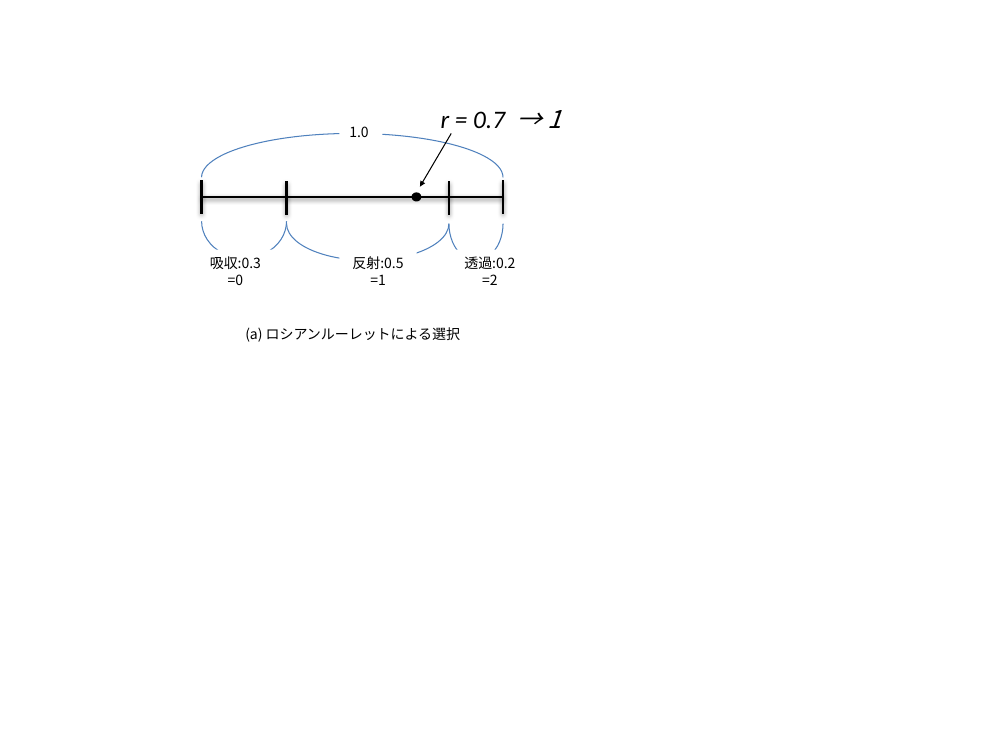
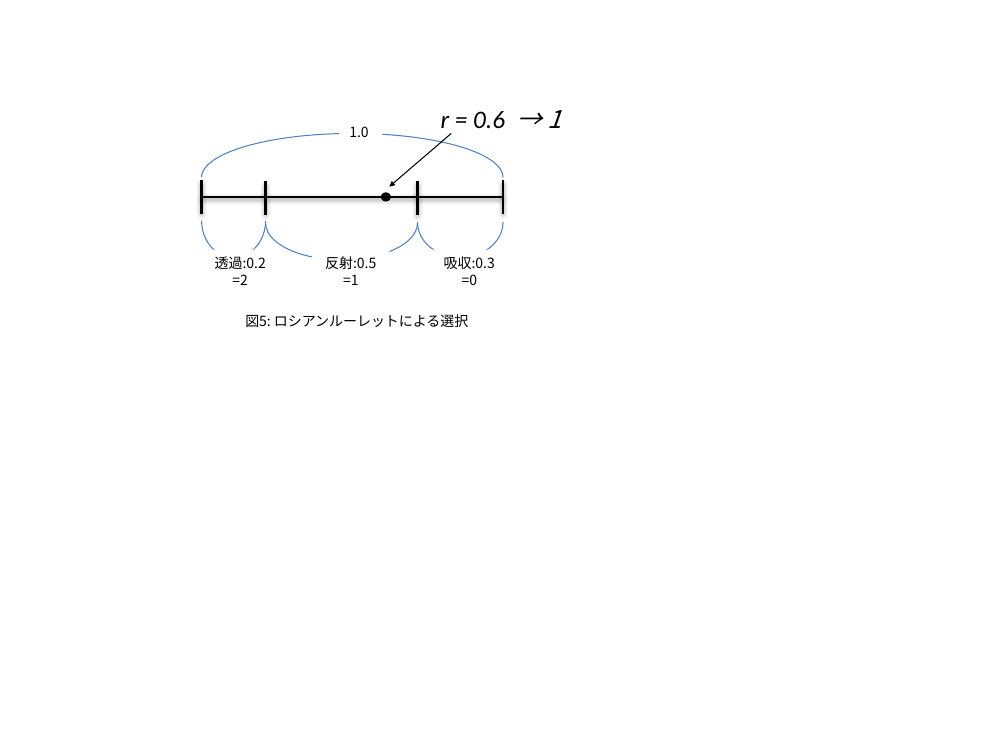
Before and after one commit to eijian/blog, a slide deck: slide 3 of articles/201706/figure-20170616.pptx (slide 2 before the commit). Drawn at 1008x756 pixels with LibreOffice and Linux fonts; fonts in the diff are those of the drawing. Boxes give left, top, right and bottom in pixels: in the first picture for what was removed or moved away, otherwise in the second. Text is boxed around its words. In the diff, an @@ line names an element or a change of style, - is before the commit and + after.

```diff
--- a/articles/201706/figure-20170616.pptx
+++ b/articles/201706/figure-20170616.pptx
@@ text at (x1=441, y1=110, x2=561, y2=129): text changed @@
-r = 0.7 → 1
+r = 0.6 → 1
@@ arrow moved from (452, 133) - (420, 186) to (452, 133) - (389, 186) @@
@@ arc (boxed as its full ellipse) resized from (x1=202, y1=184, x2=286, y2=258) to (x1=202, y1=184, x2=265, y2=258) @@
@@ line moved from (286, 181) - (286, 215) to (265, 181) - (265, 215) @@
@@ arc (boxed as its full ellipse) resized from (x1=286, y1=186, x2=449, y2=260) to (x1=265, y1=186, x2=417, y2=260) @@
@@ 1 text, 1 line, 1 ellipse moved together from (x1=352, y1=181, x2=449, y2=285) to (x1=325, y1=181, x2=417, y2=285) @@
@@ arc (boxed as its full ellipse) resized from (x1=449, y1=186, x2=503, y2=260) to (x1=417, y1=186, x2=503, y2=257) @@
@@ text "透過:0.2" moved from (x1=464, y1=256, x2=515, y2=285) to (x1=215, y1=256, x2=266, y2=285) @@
@@ text "吸収:0.3" moved from (x1=210, y1=256, x2=261, y2=285) to (x1=444, y1=256, x2=495, y2=285) @@
@@ text at (x1=245, y1=314, x2=468, y2=327): text changed @@
-(a) ロシアンルーレットによる選択
+図5: ロシアンルーレットによる選択
```
Also in this commit, not shown: 2 other slides changed, 3 slides added, 17 other files.
